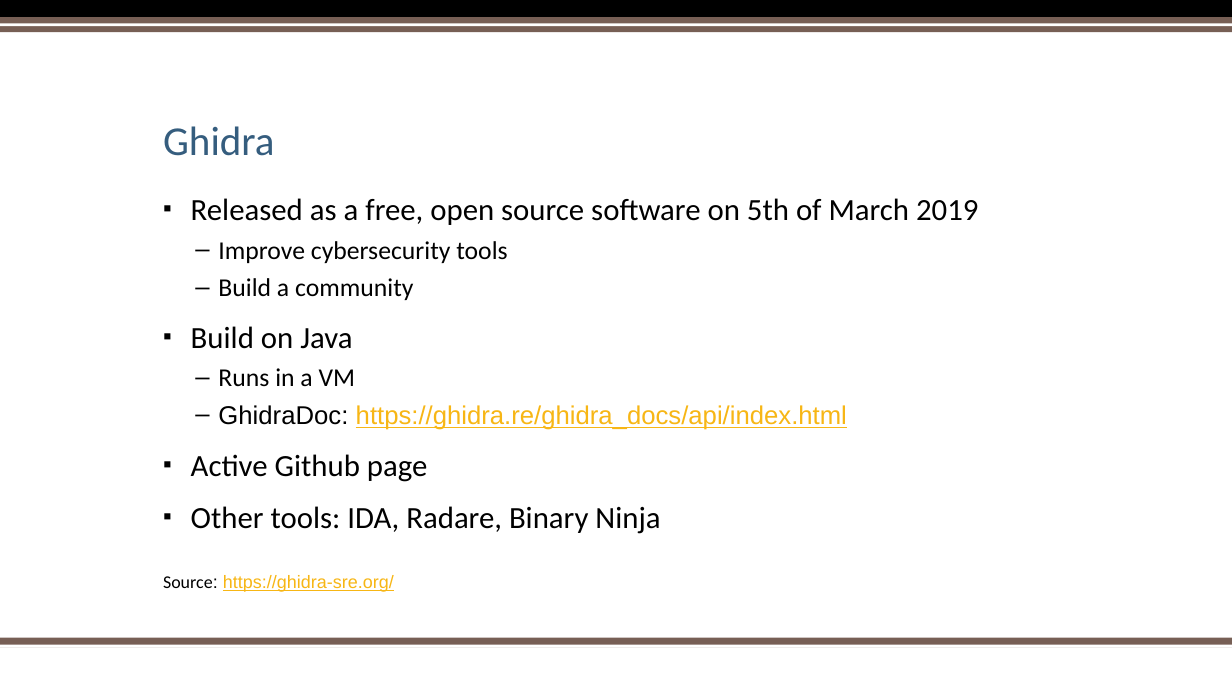
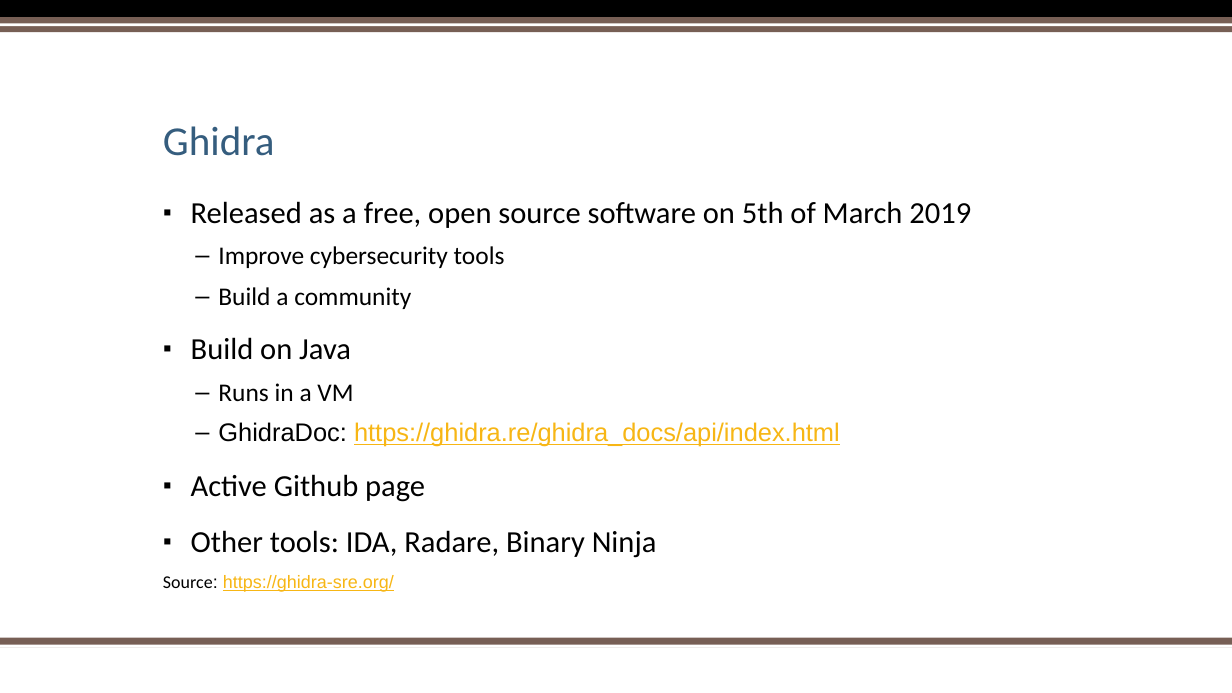
Before and after one commit to sebivenlo/ESDE_2021_Ghidra, a slide deck: slide 12 of Reverse Engineering.pptx. Drawn at 1232x693 pixels with LibreOffice and Linux fonts; fonts in the diff are those of the drawing; background and template pictures are left out. Boxes give left, top, right and bottom in pixels: in the first picture for what was removed or moved away, otherwise in the second. Text is boxed around its words. In the diff, an @@ line names an element or a change of style, - is before the commit and + after.

```diff
--- a/Reverse Engineering.pptx
+++ b/Reverse Engineering.pptx
@@ text "Released as a free, open ..." at bbox=[191, 201, 971, 558]: size 24 to 23.8 pt in "Released as a free, open source software ...", "Build on Java", "Active Github page", "Other tools: IDA, Radare, Binary Ninja"; size 20 to 19.8 pt in "Improve cybersecurity tools", "Build a community", "Runs in a VM", "GhidraDoc: https://ghidra.re/ghidra_docs/api/index.html"; line spacing 0.8 to 0.9 @@
```
Also in this commit, not shown: 2 other slides changed, 1 other file.
